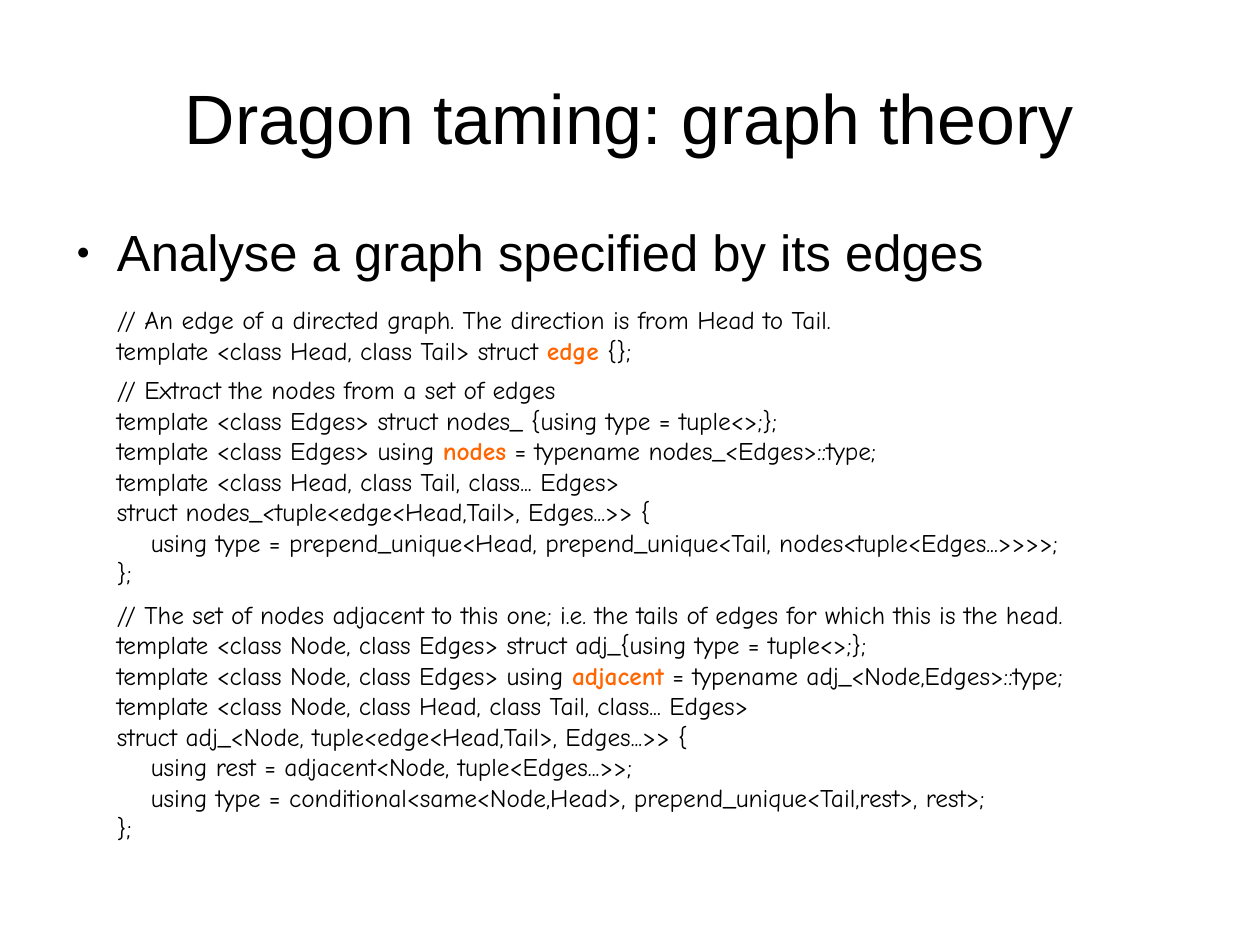
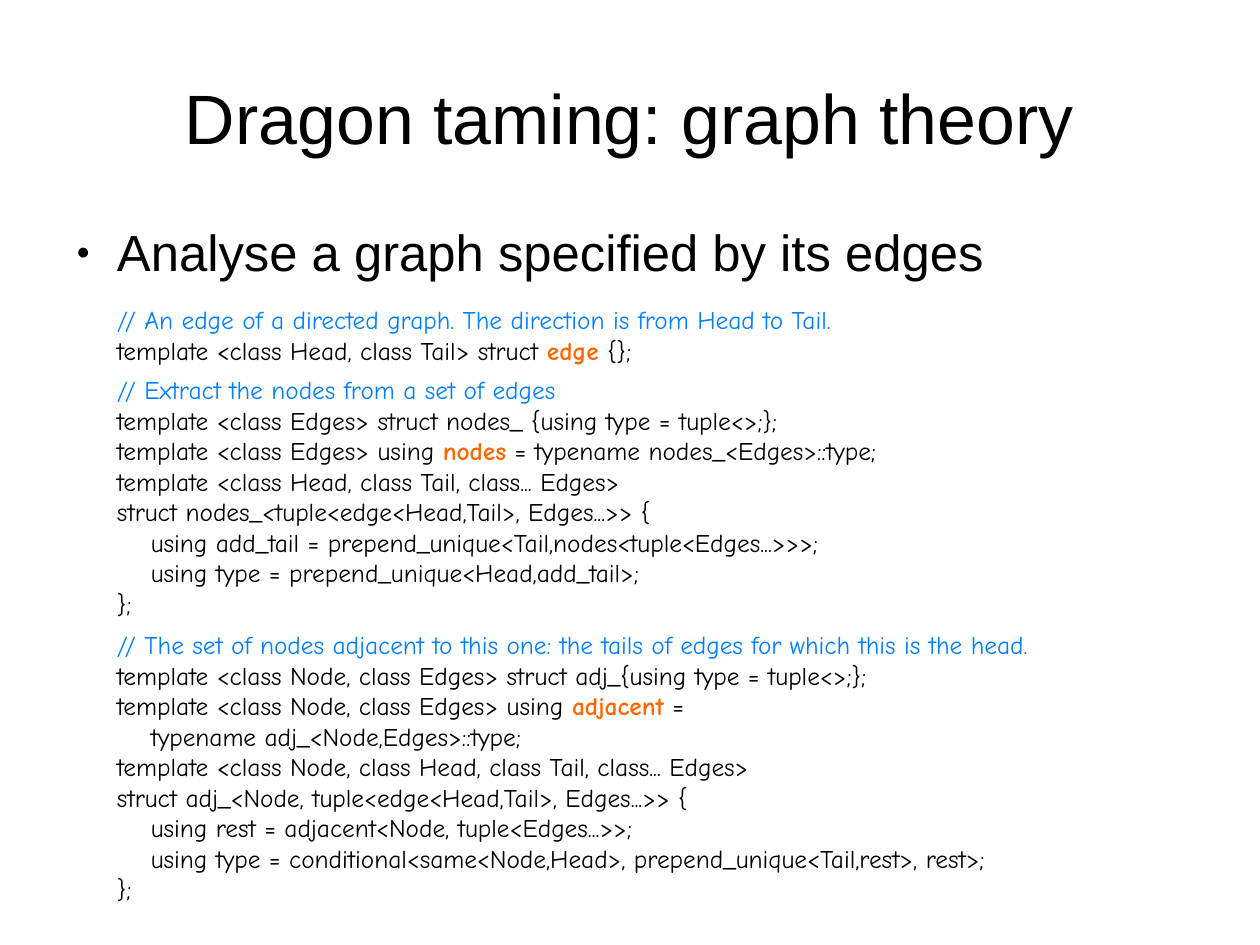
Before and after one commit to mikeseymour/wocca, a slide deck: slide 12 of docs/MikeSeymourACCU201709.odp. Drawn at 1260x945 pixels with LibreOffice and Linux fonts; fonts in the diff are those of the drawing. Boxes give left, top, right and bottom in pixels: in the first picture for what was removed or moved away, otherwise in the second. Text is boxed around its words. In the diff, an @@ line names an element or a change of style, - is before the commit and + after.

```diff
--- a/docs/MikeSeymourACCU201709.odp
+++ b/docs/MikeSeymourACCU201709.odp
@@ text at [144,311,831,404]: text colour #000000 to #007FFF in "// An edge of a directed graph. ...", "// Extract the nodes from a set ..." @@
@@ text at [151,534,818,587]: text changed @@
-using type = prepend_unique<Head, prepend_unique<Tail, nodes<tuple<Edges...>>>>;
+using add_tail = prepend_unique<Tail,nodes<tuple<Edges...>>>;
+using type = prepend_unique<Head,add_tail>;
@@ text at [144,636,1028,659]: text changed; text colour #000000 to #007FFF @@
-// The set of nodes adjacent to this one; i.e. the tails of edges for which this is the head.
+// The set of nodes adjacent to this one: the tails of edges for which this is the head.
@@ text at [117,697,664,751]: text changed @@
-template <class Node, class Edges> using adjacent = typename adj_<Node,Edges>::type;
+template <class Node, class Edges> using adjacent =
+typename adj_<Node,Edges>::type;
```
Also in this commit, not shown: 7 other slides changed, 2 other files.
